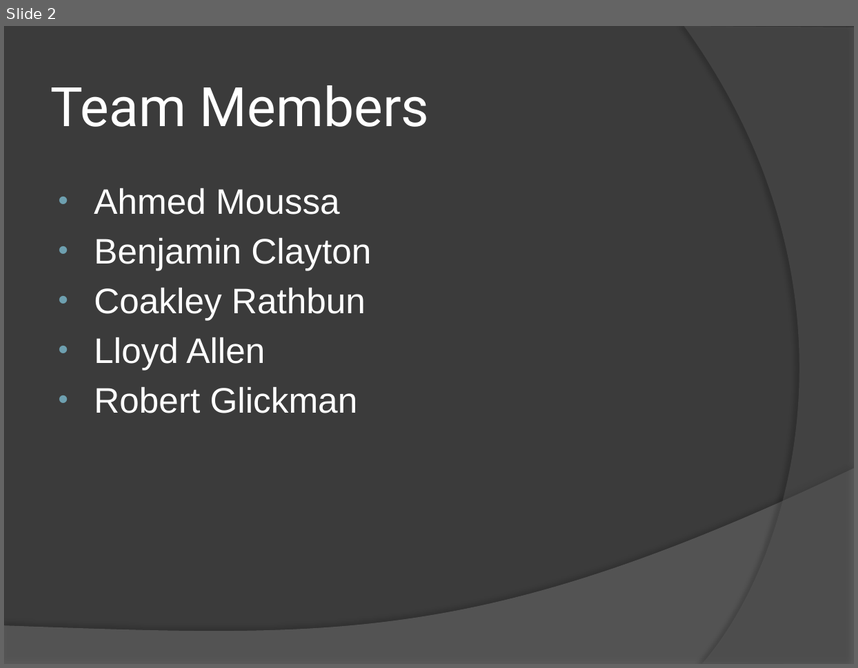
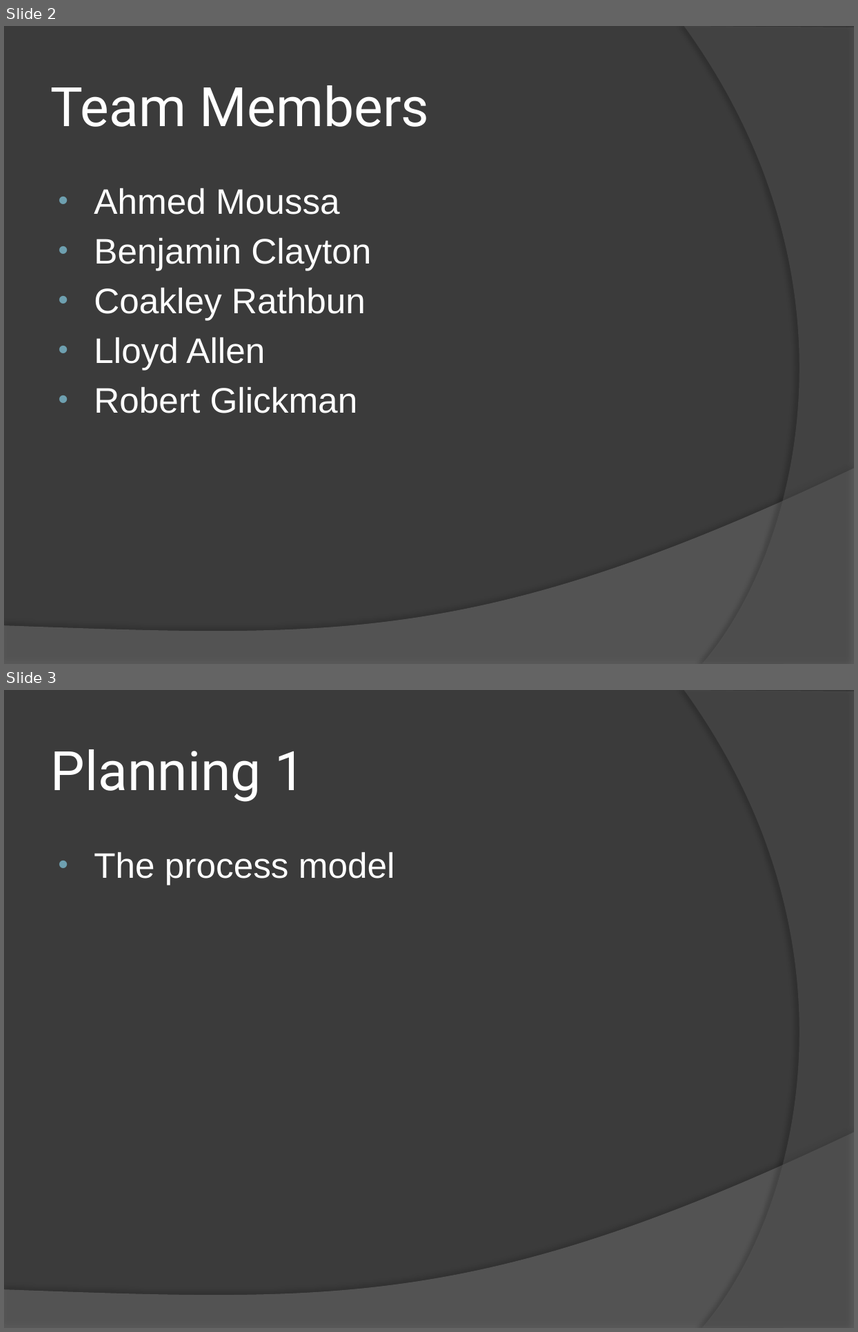
Before and after one commit to bsclayt1/CSE360-Project, a slide deck: Presentation/Presentation.pptx. Shown one above the other, each under a label of ours: slide 2 before the commit, slides 2 and 3 after it. The pictures are 858x668 and 858x1332 pixels, drawn with LibreOffice and Linux fonts; fonts in the diff are those of the drawing. Boxes give left, top, right and bottom in pixels: in the first picture for what was removed or moved away, otherwise in the second. Text is boxed around its words. In the diff, an @@ line names an element or a change of style, - is before the commit and + after.

```diff
--- a/Presentation/Presentation.pptx
+++ b/Presentation/Presentation.pptx
@@ slide 3 added at (x1=4, y1=690, x2=854, y2=1328), background #3B3B3B; not listed: 2 template elements that a slide beside it also shows @@
@@ title added at (x1=51, y1=749, x2=305, y2=802), 46 pt, text #FFFFFF @@
+Planning 1
@@ text added at (x1=94, y1=852, x2=395, y2=885), 30 pt, text #FFFFFF @@
+• The process model
```
Also in this commit, not shown: 13 other slides added, 14 slides removed.
